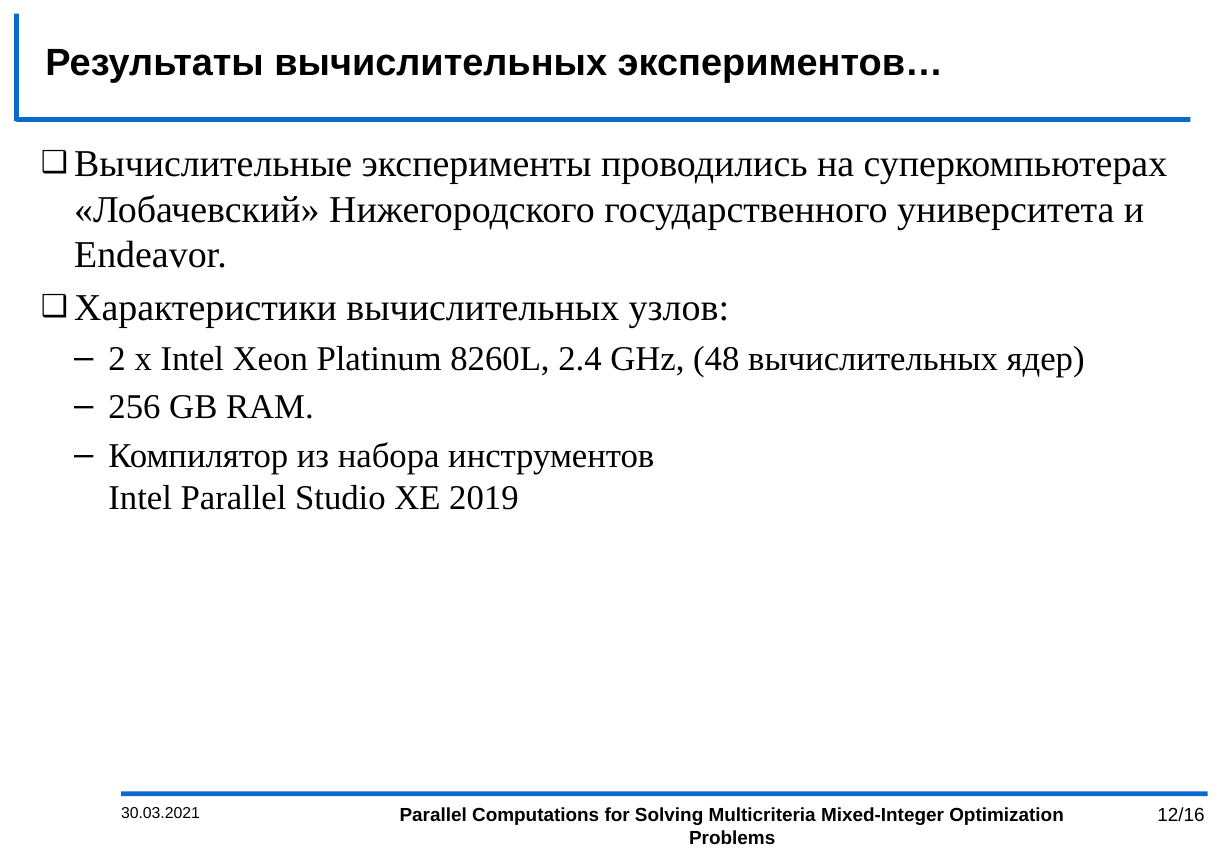
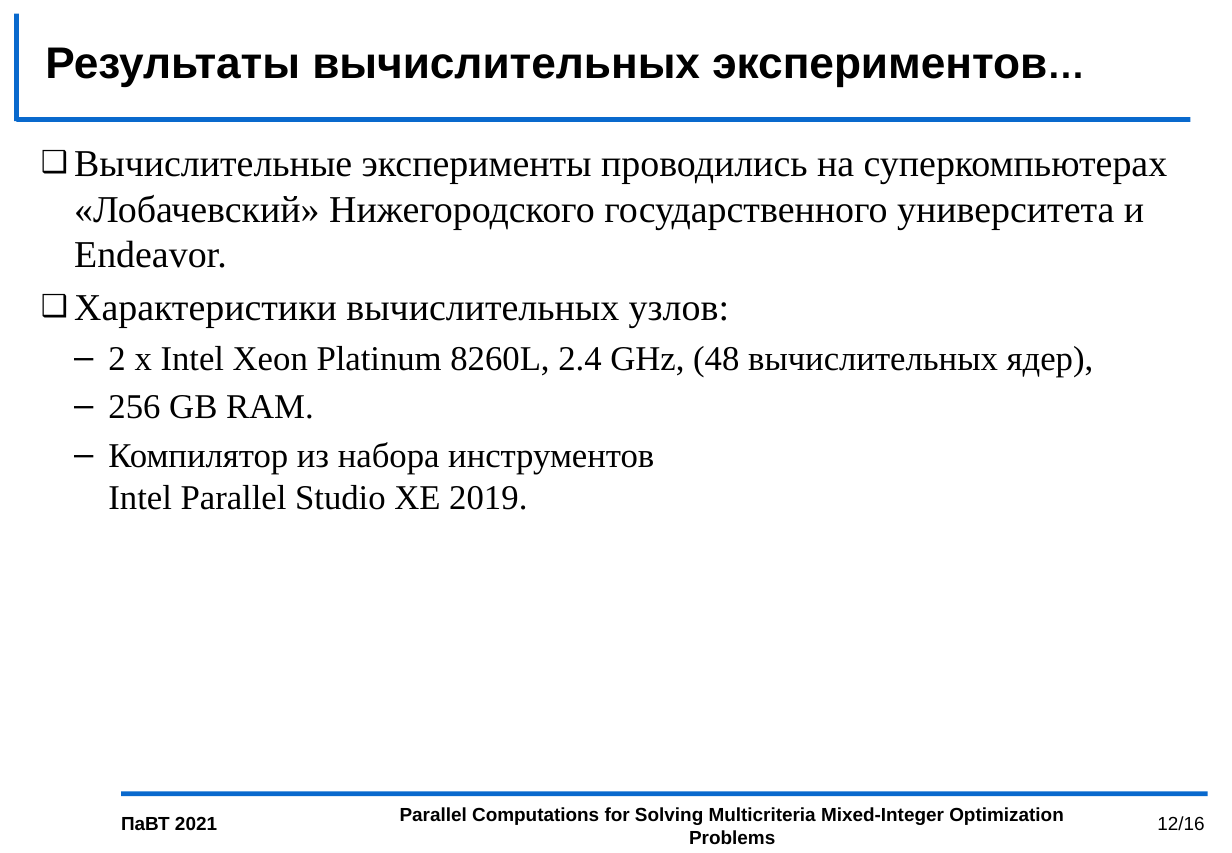
Before and after one commit to kabarkalov/GlobOptPapers, a slide deck: slide 12 of 2021/PСT_GergelKozinov/PCT2021_kozinov.pptx. Drawn at 1232x853 pixels with LibreOffice and Linux fonts; fonts in the diff are those of the drawing; background and template pictures are left out. Boxes give left, top, right and bottom in pixels: in the first picture for what was removed or moved away, otherwise in the second. Text is boxed around its words. In the diff, an @@ line names an element or a change of style, - is before the commit and + after.

```diff
--- a/2021/PСT_GergelKozinov/PCT2021_kozinov.pptx
+++ b/2021/PСT_GergelKozinov/PCT2021_kozinov.pptx
@@ title "Результаты вычислительных экспериментов…" at bbox=[45, 47, 1047, 86]: size 24 to 28 pt @@
@@ text at bbox=[108, 346, 1094, 376]: text changed @@
-  – 2 x Intel Xeon Platinum 8260L, 2.4 GHz, (48 вычислительных ядер)
+  – 2 x Intel Xeon Platinum 8260L, 2.4 GHz, (48 вычислительных ядер),
@@ text at bbox=[108, 442, 654, 510]: text changed @@
-  – Компилятор из набора инструментов
-    Intel Parallel Studio XE 2019
+  – Компилятор из набора инструментов
+    Intel Parallel Studio XE 2019.
@@ page number: place and size @@
-page number at bbox=[1157, 807, 1204, 822]
+page number at bbox=[1157, 816, 1204, 831]
@@ text at bbox=[121, 816, 217, 830]: text changed; size 10 to 12 pt; bold on @@
-30.03.2021
+ПаВТ 2021
```
Also in this commit, not shown: 15 other slides changed.
